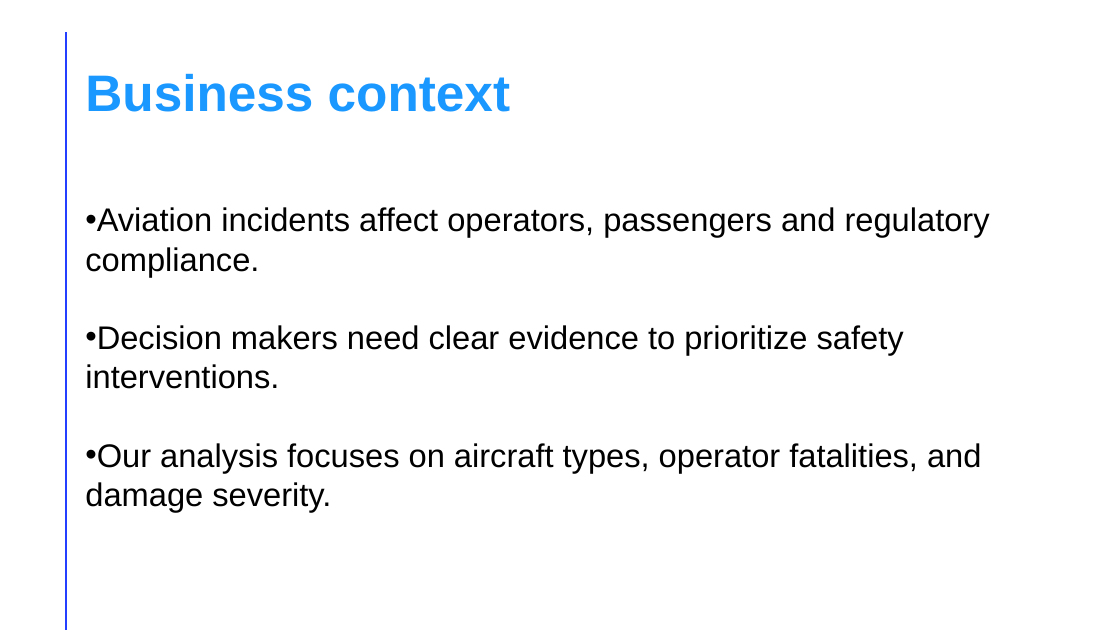
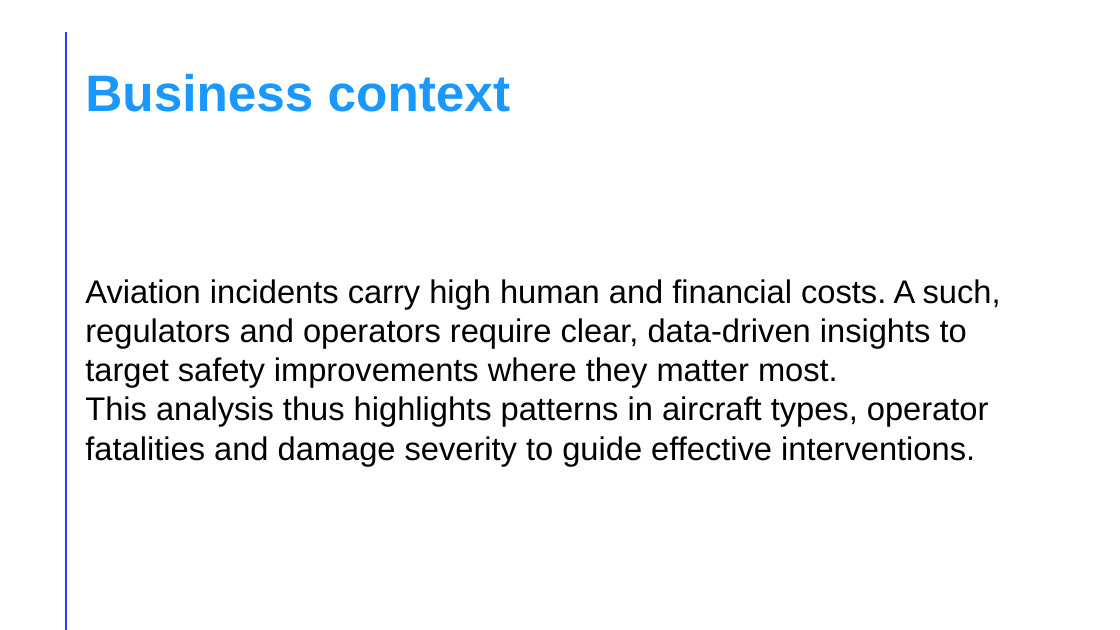
Before and after one commit to Elky-bett/Phase-1-Project--Analysis-of-Aviation-data, a slide deck: slide 3 of Presentation_Aviation.pptx. Drawn at 1120x630 pixels with LibreOffice and Linux fonts; fonts in the diff are those of the drawing. Boxes give left, top, right and bottom in pixels: in the first picture for what was removed or moved away, otherwise in the second. Text is boxed around its words. In the diff, an @@ line names an element or a change of style, - is before the commit and + after.

```diff
--- a/Presentation_Aviation.pptx
+++ b/Presentation_Aviation.pptx
@@ text at bbox=[85, 279, 1001, 466]: text changed @@
-• Aviation incidents affect operators, passengers and regulatory compliance.
-• Decision makers need clear evidence to prioritize safety interventions.
-• Our analysis focuses on aircraft types, operator fatalities, and damage severity.
+Aviation incidents carry high human and financial costs. A such, regulators and operators require clear, data‑driven insights to target safety improvements where they matter most.
+This analysis thus highlights patterns in aircraft types, operator fatalities and damage severity to guide effective interventions.
```
Also in this commit, not shown: 8 other slides changed, 1 other file.
